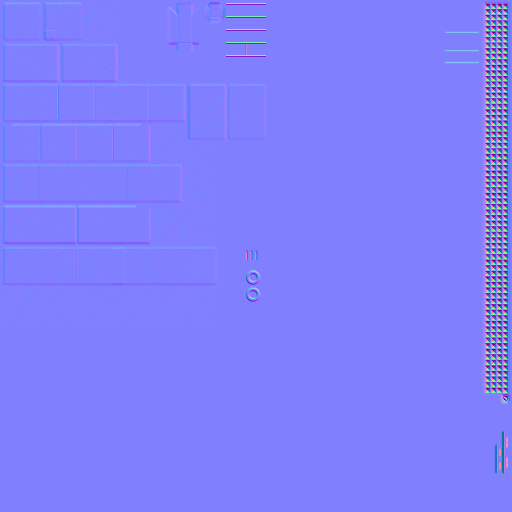
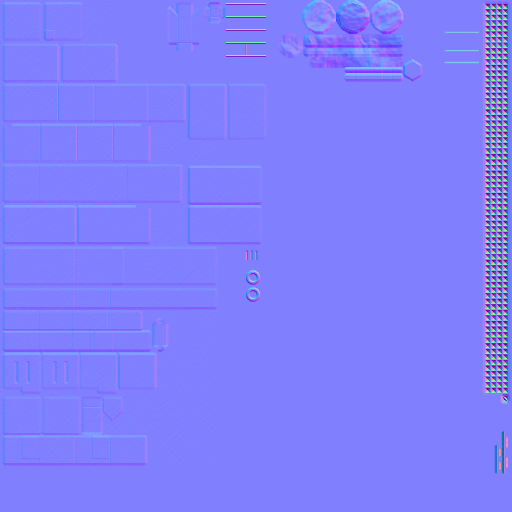
Before/after of a 512 x 512 layered artwork. What changed in the layer stack:
added layer "bevel_partial_strong" (soft light) above "bevel" over left=278, top=0, right=423, bottom=82
painted on "bevel" over left=2, top=0, right=423, bottom=466
painted on "Layer #1" over left=0, top=0, right=263, bottom=466
painted on "Layer" over left=3, top=0, right=404, bottom=286
